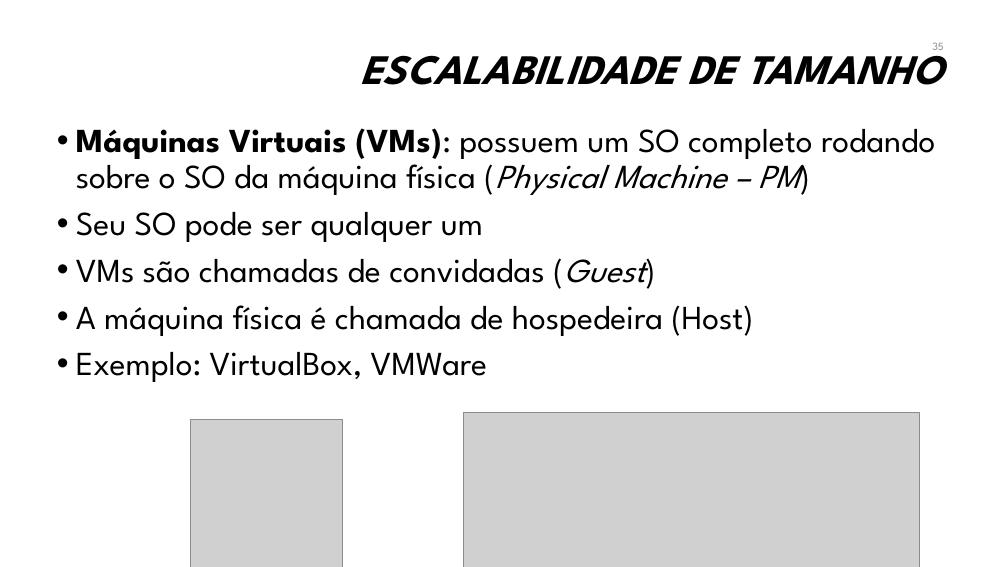
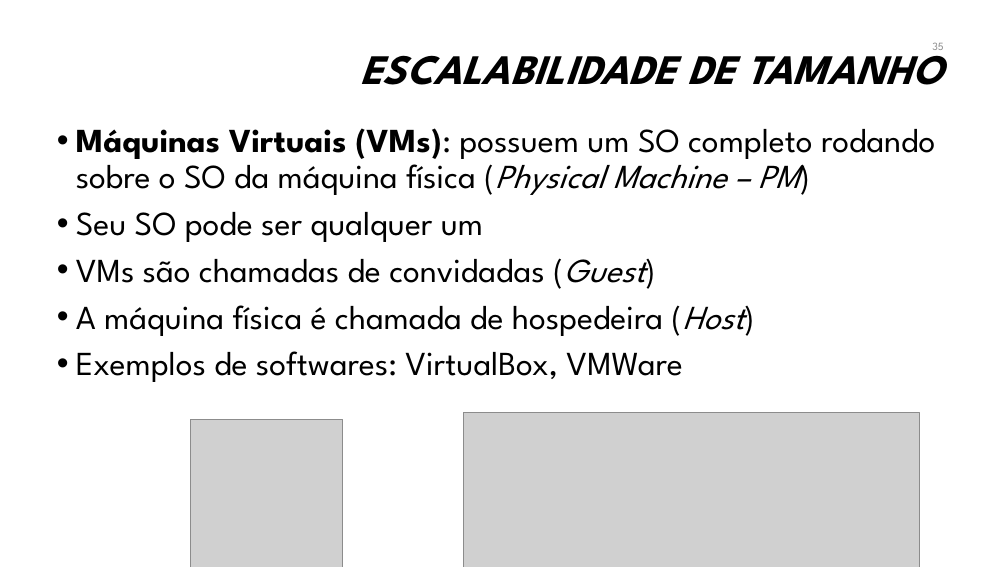
Before and after one commit to manoelcampos/sistemas-distribuidos, a slide deck: slide 35 of introducao-sd.pptx. Drawn at 1008x567 pixels with LibreOffice and Linux fonts; fonts in the diff are those of the drawing; grey boxes stand for pictures; background and template pictures are left out. Boxes give left, top, right and bottom in pixels: in the first picture for what was removed or moved away, otherwise in the second. Text is boxed around its words. In the diff, an @@ line names an element or a change of style, - is before the commit and + after.

```diff
--- a/introducao-sd.pptx
+++ b/introducao-sd.pptx
@@ text at box(76, 305, 745, 336): italic on in "(Host)" @@
@@ text at box(76, 351, 682, 382): text changed @@
-• Exemplo: VirtualBox, VMWare
+• Exemplos de softwares: VirtualBox, VMWare
```
Also in this commit, not shown: 4 other slides changed, 1 slide added, 1 other file.
